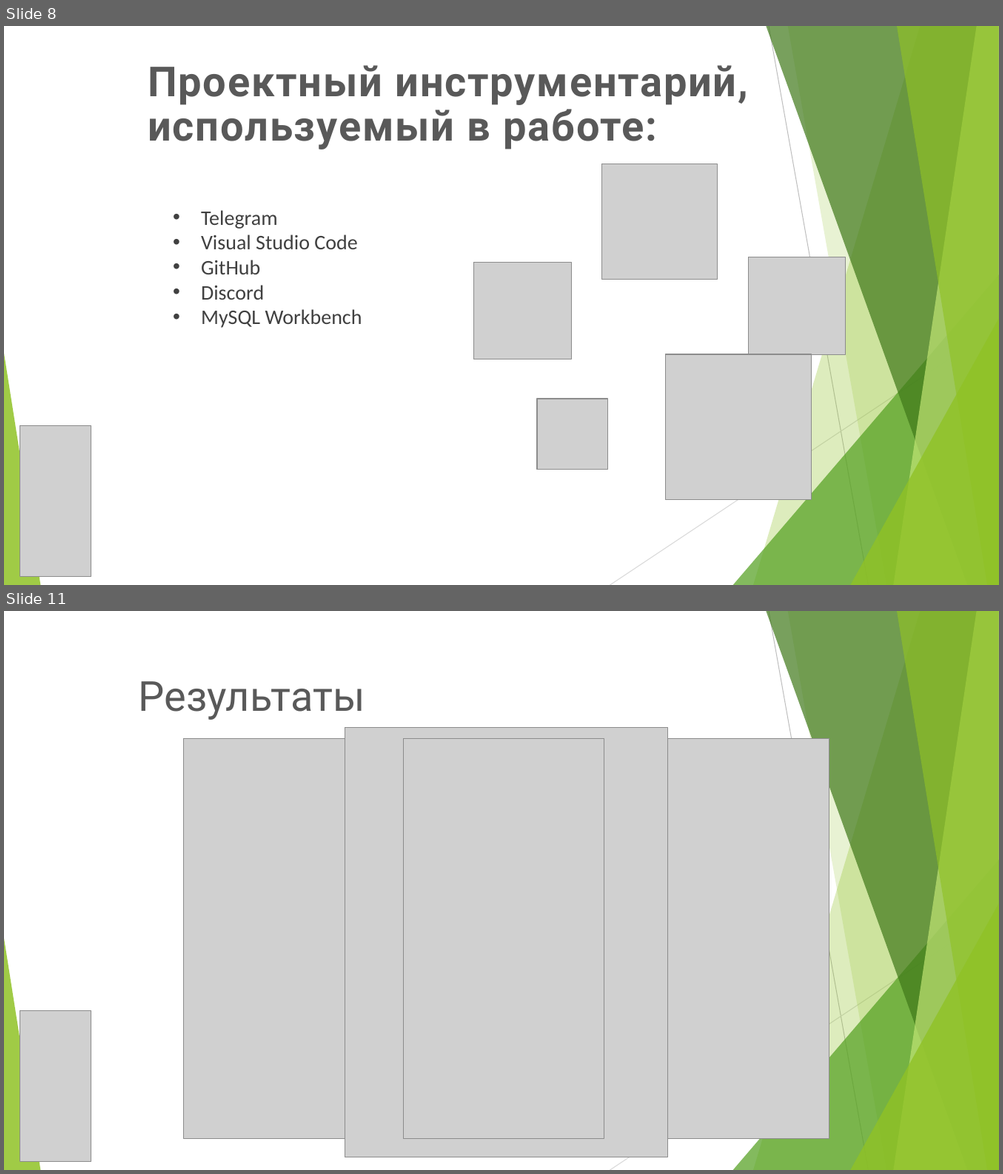
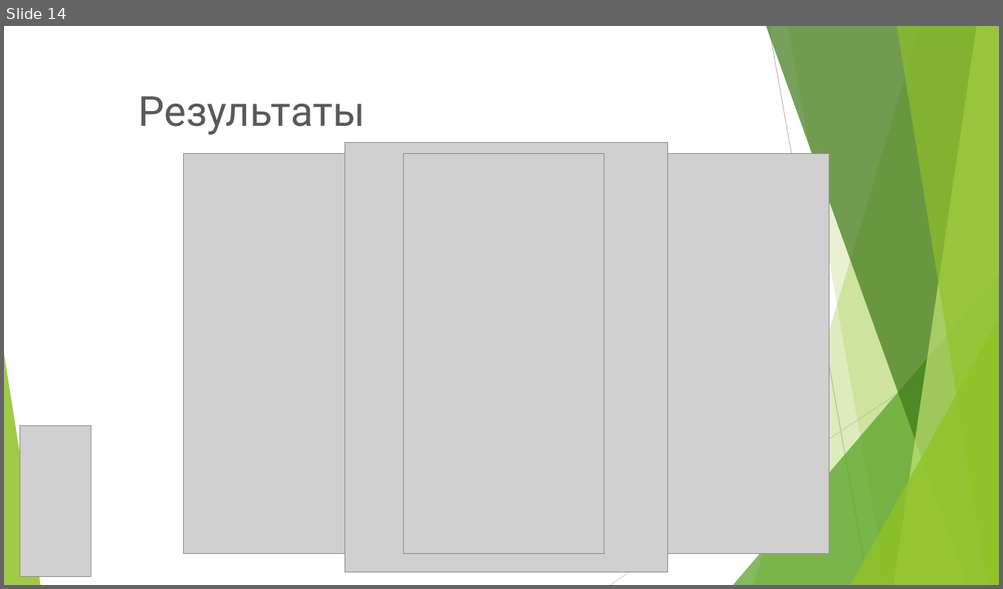
Before and after one commit to zlatopyst/DESING, a slide deck: doc/ProjectBot.pptx. Shown one above the other, each under a label of ours: slides 8 and 11 before the commit, slide 14 after it; the slides between them are not shown. The pictures are 1003x1174 and 1003x589 pixels, drawn with LibreOffice and Linux fonts; fonts in the diff are those of the drawing; grey boxes stand for pictures; background and template pictures are left out. Boxes give left, top, right and bottom in pixels: in the first picture for what was removed or moved away, otherwise in the second. Text is boxed around its words. In the diff, an @@ line names an element or a change of style, - is before the commit and + after.

```diff
--- a/doc/ProjectBot.pptx
+++ b/doc/ProjectBot.pptx
@@ slide 8 removed at [4, 26, 999, 585], background picture (left out); not listed: 10 template elements that a slide beside it also shows @@
@@ text removed at [148, 65, 748, 150] @@
-Проектный инструментарий, используемый в работе:
@@ picture removed at [602, 164, 717, 279] @@
@@ text removed at [201, 210, 362, 328] @@
-• Telegram
-• Visual Studio Code
-• GitHub
-• Discord
-• MySQL Workbench
@@ picture removed at [474, 263, 572, 360] @@
@@ picture removed at [748, 258, 845, 355] @@
@@ picture removed at [666, 355, 811, 500] @@
@@ picture removed at [537, 399, 608, 470] @@
@@ picture removed at [20, 426, 91, 577] @@
@@ what was slide 11 is now slide 14 @@
```
Also in this commit, not shown: 8 slides changed, 5 slides added, 1 other slide removed.
